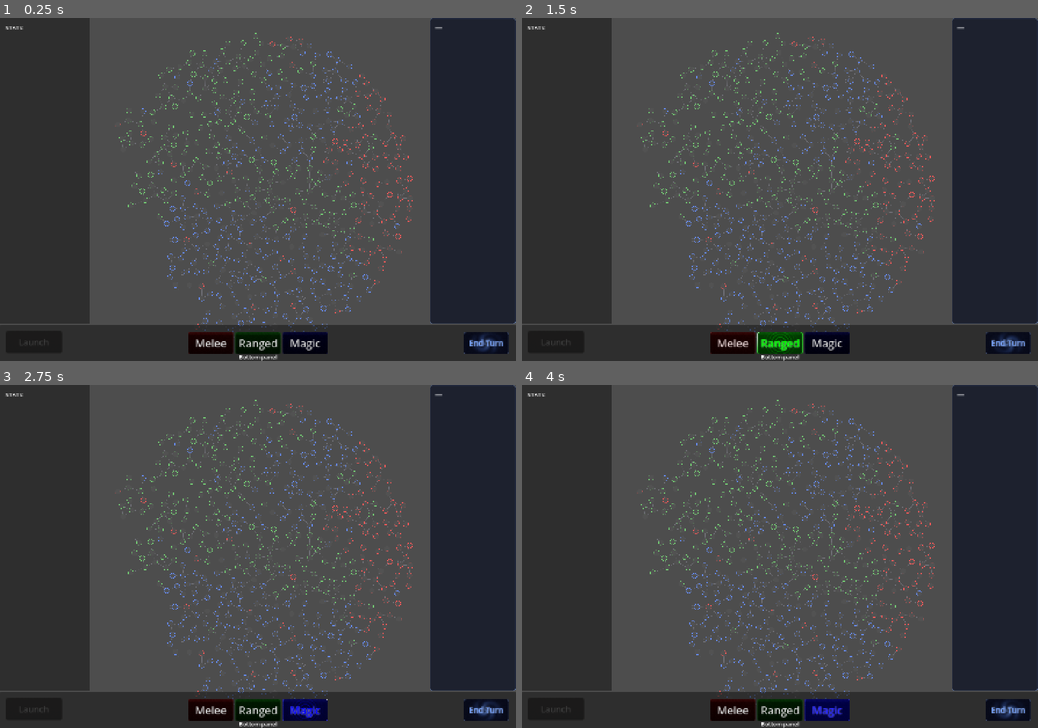
Above: before the commit, frames 1-4 (two rows, left to right).
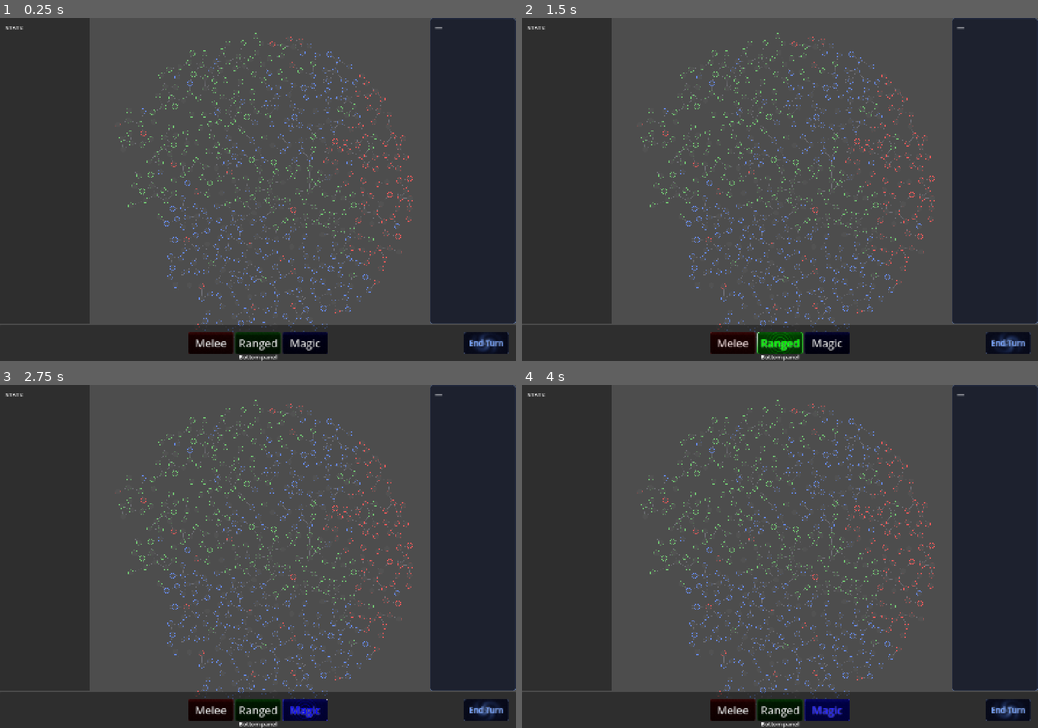
Above: after the commit, the same moments.

Repository: Koaieus/skill-tree-of-life
Game: Godot game, scene res://scenes/procgen_sandbox.tscn
The game is run twice, just before and just after one commit, with the same random seed, the same clock (stepped at 60 frames per second) and the same inputs. This scene is started directly instead of the project's main scene.
Inputs (mouse positions are in pixels of both pictures, inside the frame that each line leads up to):
- Up to frame 1 (0.25 s): no input
- Up to frame 2 (1.5 s): click "Melee" at 0.5 s; click "Ranged" at 1.25 s
- Up to frame 3 (2.75 s): click "Magic" at 2 s
- Up to frame 4 (4 s): click "End Turn" at 2.75 s; tap Enter at 3.5 s; drag from (780, 556) to (831, 481) at 3.52 s

The runs differ from the first frame. In frame 1, less than 0.1% of the frame differs, in the area x 1-13%, y 91-98%; in frame 2, less than 0.1%; in frame 3, less than 0.1%; in frame 4, less than 0.1%.

Commit message:
feat(ui): launch-attack as FAB over central viewport
Reparent LaunchAttackButton out of the bottom HBoxContainer/Control
slot into UIRoot directly, anchored at 0.5×, 0.65y (just above
center, above the bottom panel).

Visibility now tracks enabled state — the FAB hides entirely when
there's no valid plan rather than sitting greyed in the bottom
bar. Appearance is the affordance.

Closes #28

Co-Authored-By: Claude Opus 4.7 <noreply@anthropic.com>

Diff:
--- a/ui/launch_attack_button/launch_attack_button.gd
+++ b/ui/launch_attack_button/launch_attack_button.gd
@@ -1,14 +1,13 @@
 class_name LaunchAttackButton
 extends Button
 
-## Commits the current attack plan. Enabled by UIRoot iff there's a plan and
-## it [method AttackPlan.is_valid]; pressed routes to
+## Commits the current attack plan. Enabled-and-visible by UIRoot iff there's
+## a plan and it [method AttackPlan.is_valid]; pressed routes to
 ## [method BattleSystem.launch_attack].
 ##
-## Visible always (no auto-hide) so the player sees the affordance even when
-## there's nothing to launch — disabled grey state telegraphs "you need a
-## target", enabled state lights up with a procedural fire shader because
-## the running gag on this project is that every button gets ridiculous.
+## As a FAB over the central viewport (per #28), the button hides entirely
+## when there's nothing to launch — the affordance is its appearance, not
+## its grey state. Enabled state lights up with a procedural fire shader.
 ##
 ## Material pipeline mirrors [AttackModeButton]: one [ShaderMaterial] on the
 ## bg [ColorRect], one on the [Label], both fed by the same `_push()` so
@@ -57,6 +56,7 @@
 func set_enabled(value: bool) -> void:
 	enabled = value
 	disabled = not value
+	visible = value
 	_tween_disabled(float(not value))
 	_tween_active(1.0 if value else 0.0)
 
--- a/ui/ui_root.tscn
+++ b/ui/ui_root.tscn
@@ -181,11 +181,20 @@
 size_flags_horizontal = 2
 mouse_filter = 2
 
-[node name="LaunchAttackButton" parent="VBoxContainer/PanelContainerBottom/MarginContainer/HBoxContainer/Control" unique_id=1481929375 instance=ExtResource("5_launch")]
-unique_name_in_owner = true
-layout_mode = 1
-offset_right = 160.0
-offset_bottom = 64.0
+[node name="LaunchAttackButton" parent="." unique_id=1481929375 instance=ExtResource("5_launch")]
+unique_name_in_owner = true
+layout_mode = 1
+anchors_preset = 8
+anchor_left = 0.5
+anchor_top = 0.65
+anchor_right = 0.5
+anchor_bottom = 0.65
+offset_left = -100.0
+offset_top = -40.0
+offset_right = 100.0
+offset_bottom = 40.0
+grow_horizontal = 2
+grow_vertical = 2
 
 [node name="Control2" type="Control" parent="VBoxContainer/PanelContainerBottom/MarginContainer/HBoxContainer" unique_id=606294971]
 layout_mode = 2
